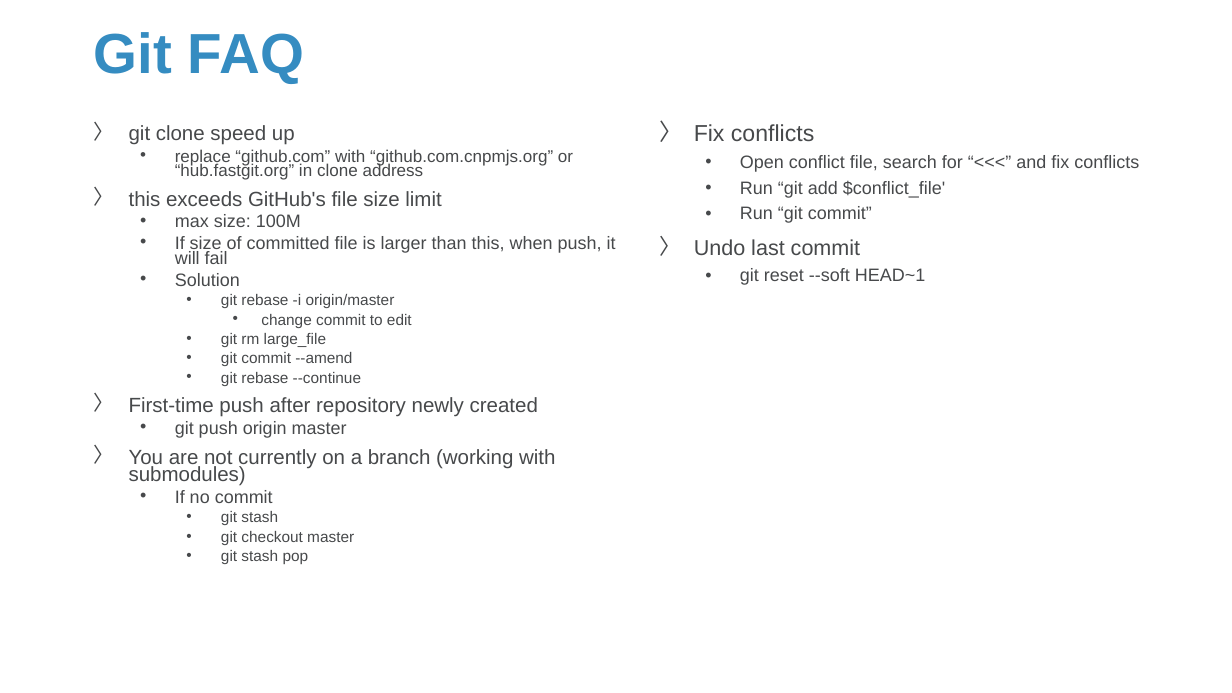
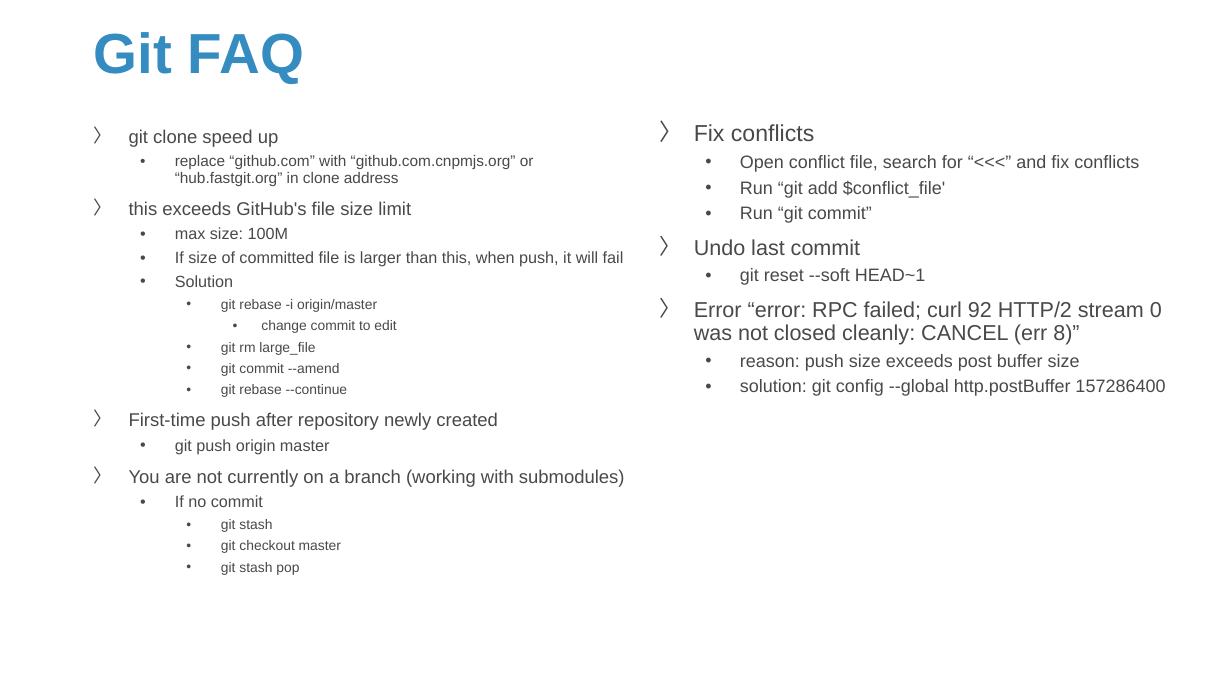
Before and after one commit to Sparks-Lu/TechNotes, a slide deck: slide 20 of Linux/Linux_Notes.pptx (slide 19 before the commit). Drawn at 1232x693 pixels with LibreOffice and Linux fonts; fonts in the diff are those of the drawing; background and template pictures are left out. Boxes give left, top, right and bottom in pixels: in the first picture for what was removed or moved away, otherwise in the second. Text is boxed around its words. In the diff, an @@ line names an element or a change of style, - is before the commit and + after.

```diff
--- a/Linux/Linux_Notes.pptx
+++ b/Linux/Linux_Notes.pptx
@@ text "git clone speed up" at (129,129,625,575): size 16 to 14.4 pt in "git clone speed up", "this exceeds GitHub's file size limit", "First-time push after repository newly created", "You are not currently on a branch ..."; size 13.3 to 12 pt in "replace “github.com” with “github.com.cnpmjs.org” or “hub.fa ..."; size 14 to 12.6 pt in "max size: 100M", "If size of committed file is larger ...", "Solution", "git push origin master" and 1 more places; size 12 to 10.8 pt in "git rebase -i origin/master", "change commit to edit", "git rm large_file", "git commit --amend" and 4 more places; line spacing 0.7 to 0.9 @@
@@ text at (694,301,1165,396): paragraphs added @@
+〉 Error “error: RPC failed; curl 92 HTTP/2 stream 0 was not closed cleanly: CANCEL (err 8)”
+  • reason: push size exceeds post buffer size
+  • solution: git config --global http.postBuffer 157286400
```
Also in this commit, not shown: 3 other slides changed, 1 slide added, 9 other files.
